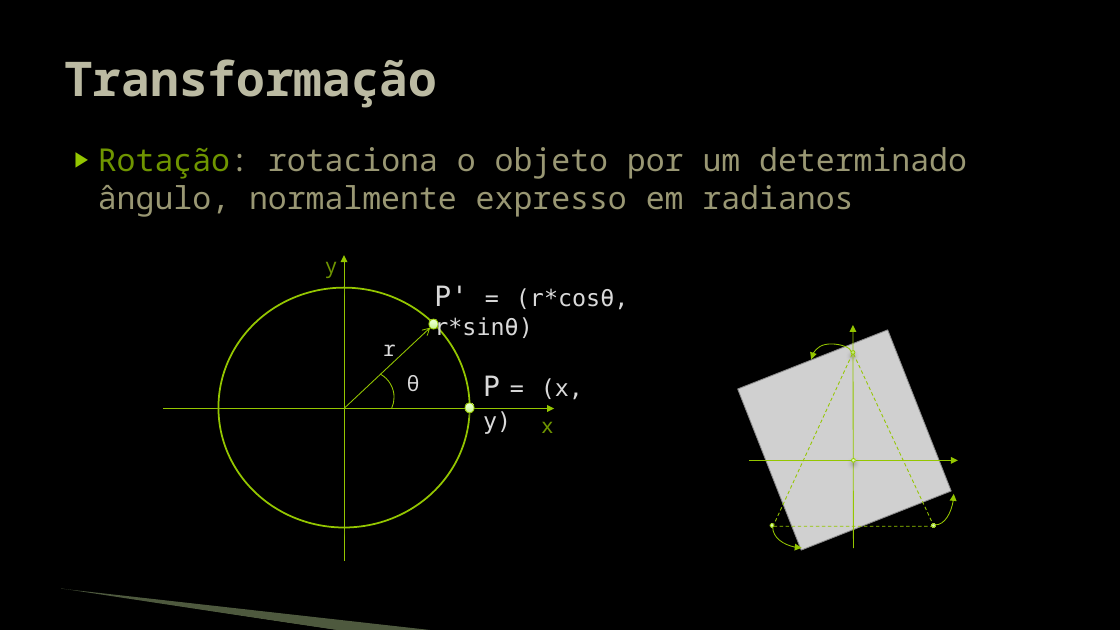
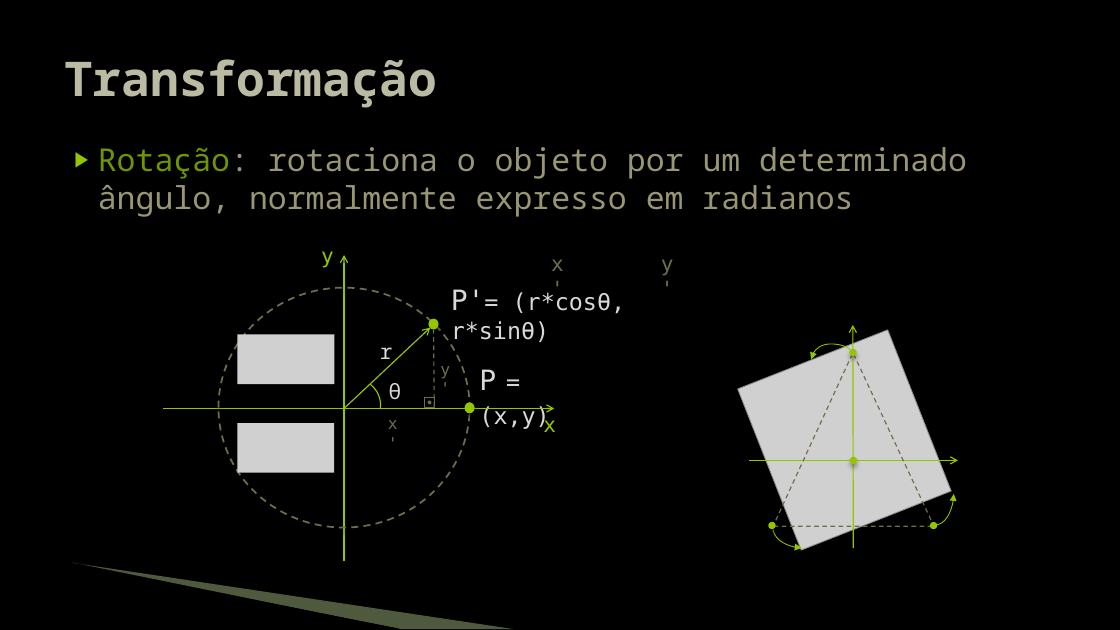
Before and after one commit to JudsonSS/Jogos, a slide deck: slide 4 of Slides/20. Transformações.pptx. Drawn at 1120x630 pixels with LibreOffice and Linux fonts; fonts in the diff are those of the drawing; grey boxes stand for pictures; background and template pictures are left out. Boxes give left, top, right and bottom in pixels: in the first picture for what was removed or moved away, otherwise in the second. Text is boxed around its words. In the diff, an @@ line names an element or a change of style, - is before the commit and + after.

```diff
--- a/Slides/20. Transformações.pptx
+++ b/Slides/20. Transformações.pptx
@@ text "y" at (321,251,334,268): font Noto Sans Mono to DejaVu Sans Mono, text colour #6F9400 to #94C600 @@
@@ text "y": place and size @@
-text "y" at (325,262,338,278)
+text "y" at (321,251,334,268)
@@ arrow (344, 560) - (344, 255): stroke #94C600 0.75 pt to #94C600 1 pt; arrowheads changed @@
@@ ellipse at (218,287,470,528): outline #94C600 1.5 pt to #6C6F4C 1.5 pt dashed @@
@@ text at (451,289,626,345): spaces changed @@
-P' = (r*cosθ, r*sinθ)
+P'= (r*cosθ, r*sinθ)
@@ arrow (344, 408) - (430, 328): stroke #94C600 0.75 pt to #94C600 1 pt @@
@@ ellipse at (429,319,439,329): fill gradient #C8F492 to #E5FFC7 to #ECFFD8 to #94C600 @@
@@ arrow (854, 549) - (853, 325): stroke #94C600 0.75 pt to #94C600 1 pt; arrowheads changed @@
@@ group added at (238,259,674,473): 4 texts, 2 pictures, 1 rectangle, 1 ellipse, 1 line @@
+x'
+y'
+x'
+y'
@@ line (853, 355) - (774, 525): stroke #94C600 0.75 pt dashed to #6C6F4C 1 pt dashed @@
@@ line (854, 355) - (933, 524): stroke #94C600 0.75 pt dashed to #6C6F4C 1 pt dashed @@
@@ arc (boxed as its full ellipse): place and size @@
-arc (boxed as its full ellipse) at (341,371,395,423)
+arc (boxed as its full ellipse) at (328,379,381,432)
@@ arc (boxed as its full ellipse) at (328,379,381,432): outline #94C600 0.75 pt to #94C600 1 pt; proportions changed @@
@@ text "θ": place and size @@
-text "θ" at (407,375,420,391)
+text "θ" at (389,383,402,399)
@@ text at (479,369,549,430): spaces changed @@
-P = (x, y)
+P = (x,y)
@@ arrow (163, 408) - (555, 408): stroke #94C600 0.75 pt to #94C600 1 pt; arrowheads changed @@
@@ ellipse at (465,403,475,413): fill gradient #C8F492 to #E5FFC7 to #ECFFD8 to #94C600 @@
@@ text "x" at (543,415,556,432): font Noto Sans Mono to DejaVu Sans Mono, text colour #6F9400 to #94C600 @@
@@ arrow (749, 460) - (958, 460): stroke #94C600 0.75 pt to #94C600 1 pt; arrowheads changed @@
@@ fill gradient #C8F492 to #E5FFC7 to #ECFFD8 to #94C600; outline #94C600 0.75 pt to #94C600 3 pt in 4 elements at (851,350,856,354), (770,523,775,527), (931,524,936,528), (852,458,857,463) @@
@@ line (774, 526) - (932, 527): stroke #94C600 0.75 pt dashed to #6C6F4C 1 pt dashed @@
@@ freeform shape: place and size @@
-freeform shape at (60,590,340,630)
+freeform shape at (71,565,400,629)
@@ freeform shape: place and size @@
-freeform shape at (61,589,437,630)
+freeform shape at (73,563,514,629)
```
Also in this commit, not shown: 10 other slides changed.
